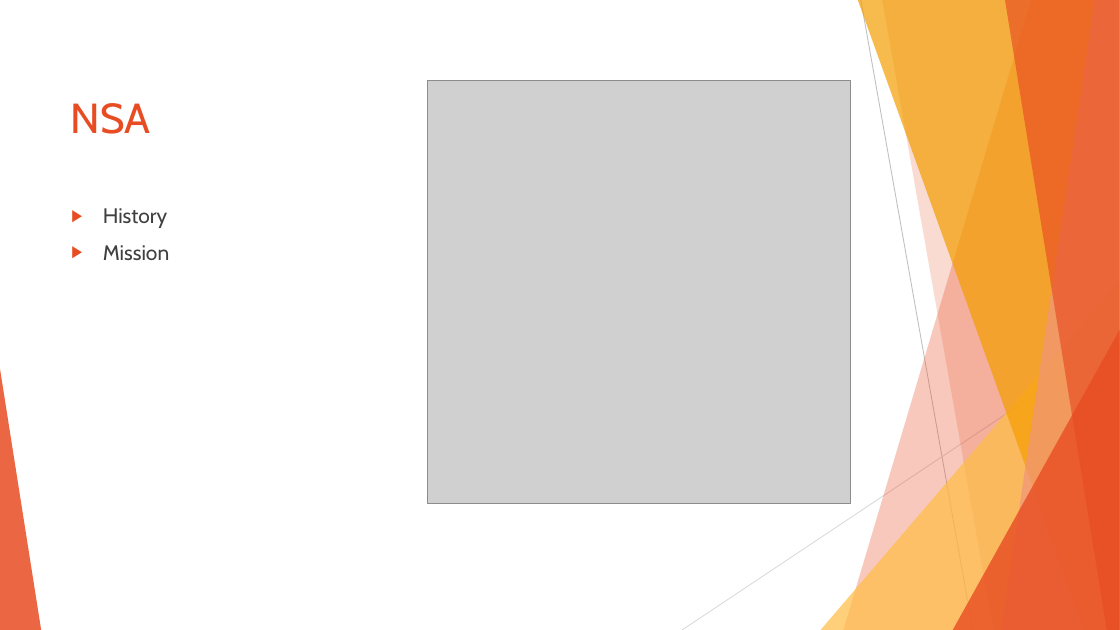
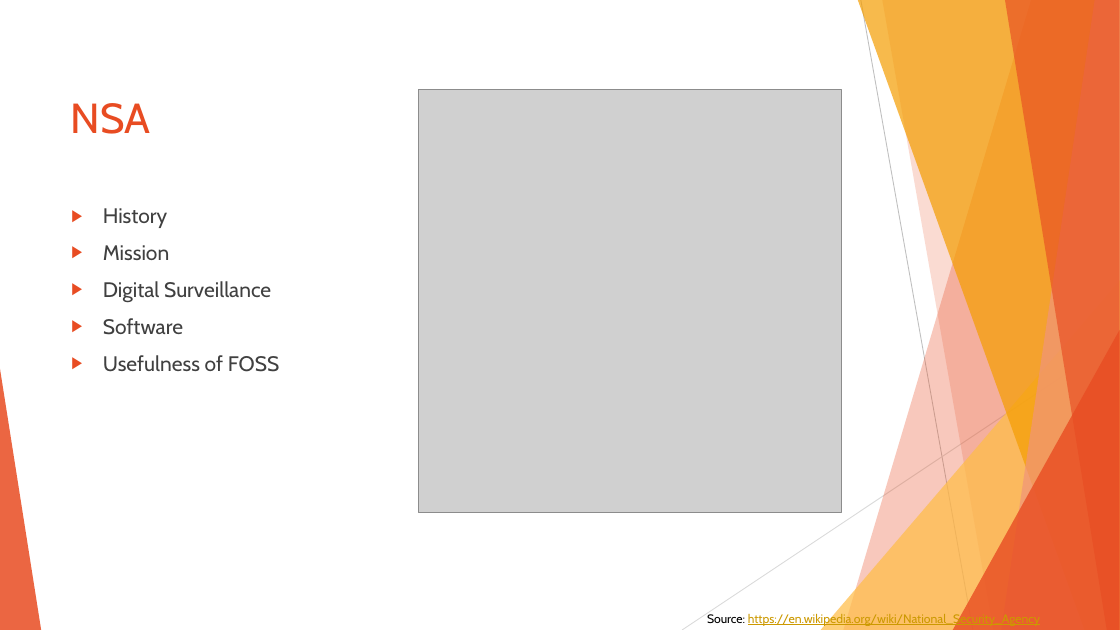
Before and after one commit to sebivenlo/ESDE-2022-Ghidra, a slide deck: slide 8 of Ghidra_Prep.pptx (slide 4 before the commit). Drawn at 1120x630 pixels with LibreOffice and Linux fonts; fonts in the diff are those of the drawing; grey boxes stand for pictures. Boxes give left, top, right and bottom in pixels: in the first picture for what was removed or moved away, otherwise in the second. Text is boxed around its words. In the diff, an @@ line names an element or a change of style, - is before the commit and + after.

```diff
--- a/Ghidra_Prep.pptx
+++ b/Ghidra_Prep.pptx
@@ picture moved from (x1=428, y1=81, x2=850, y2=503) to (x1=418, y1=90, x2=841, y2=513) @@
@@ text at (x1=103, y1=281, x2=279, y2=372): paragraphs added @@
+▶ Digital Surveillance
+▶ Software
+▶ Usefulness of FOSS
@@ text added at (x1=707, y1=612, x2=1040, y2=626), 10.5 pt, text #CC9900, underline @@
+Source: https://en.wikipedia.org/wiki/National_Security_Agency
```
Also in this commit, not shown: 6 other slides changed, 6 slides added, 1 slide removed.
